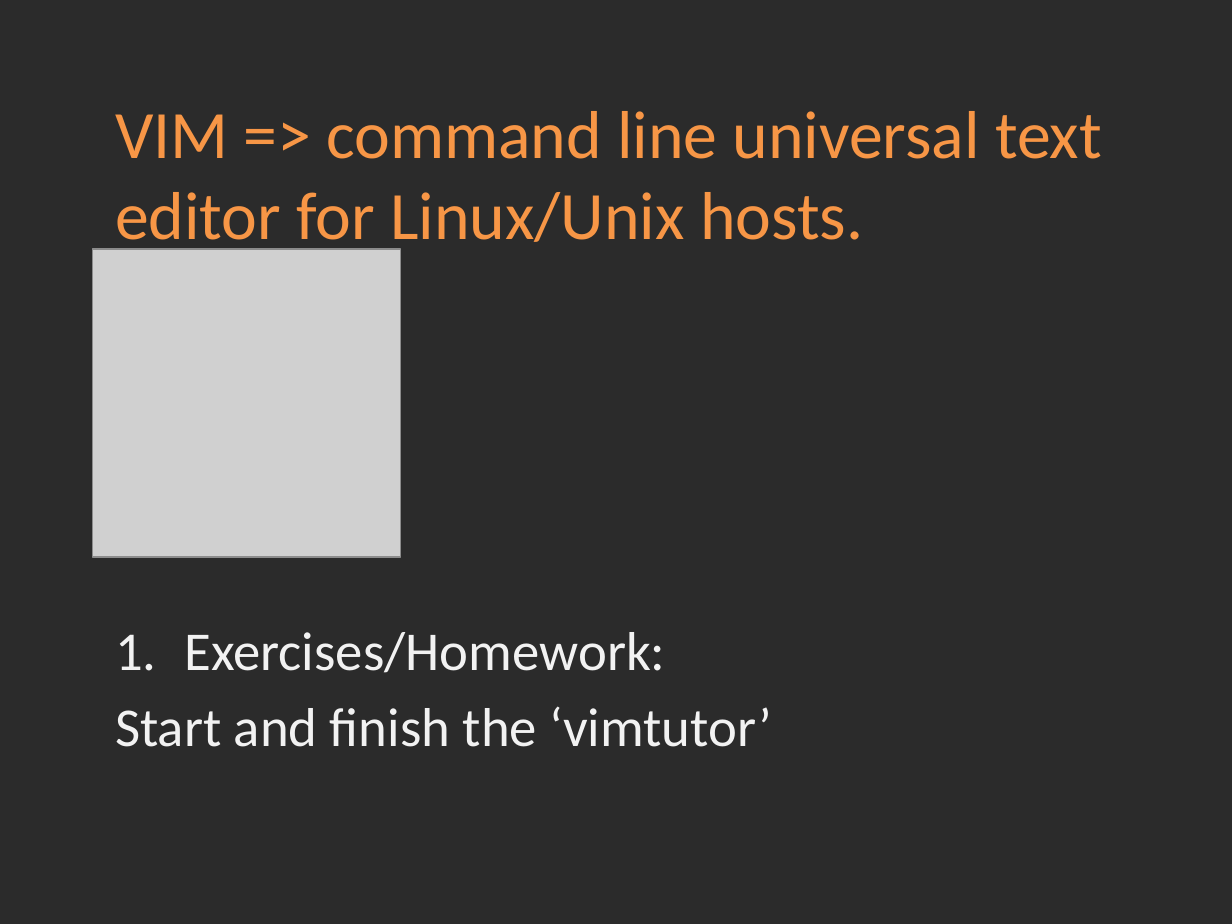
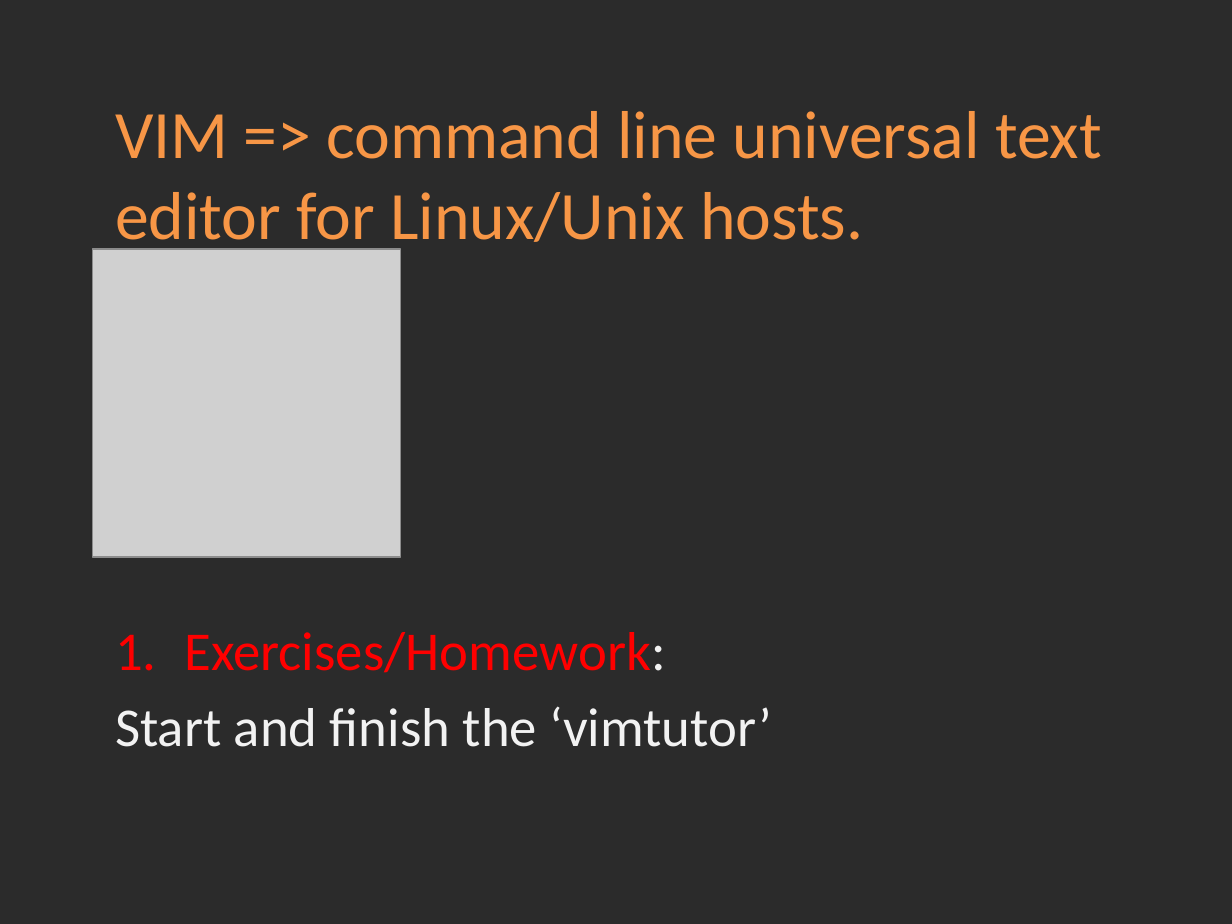
Before and after one commit to Academy-Soft-Intellect/Linux-Course, a slide deck: slide 7 of 1.Introduction/01-Introduction.pptx. Drawn at 1232x924 pixels with LibreOffice and Linux fonts; fonts in the diff are those of the drawing; grey boxes stand for pictures; background and template pictures are left out; a plain dark background stands for a picture behind light text. Boxes give left, top, right and bottom in pixels: in the first picture for what was removed or moved away, otherwise in the second. Text is boxed around its words. In the diff, an @@ line names an element or a change of style, - is before the commit and + after.

```diff
--- a/1.Introduction/01-Introduction.pptx
+++ b/1.Introduction/01-Introduction.pptx
@@ text at (184,632,666,673): text colour #F2F2F2 to #FF0000 in "Exercises/Homework:" @@
```
Also in this commit, not shown: 3 other slides changed, 3 other files.
